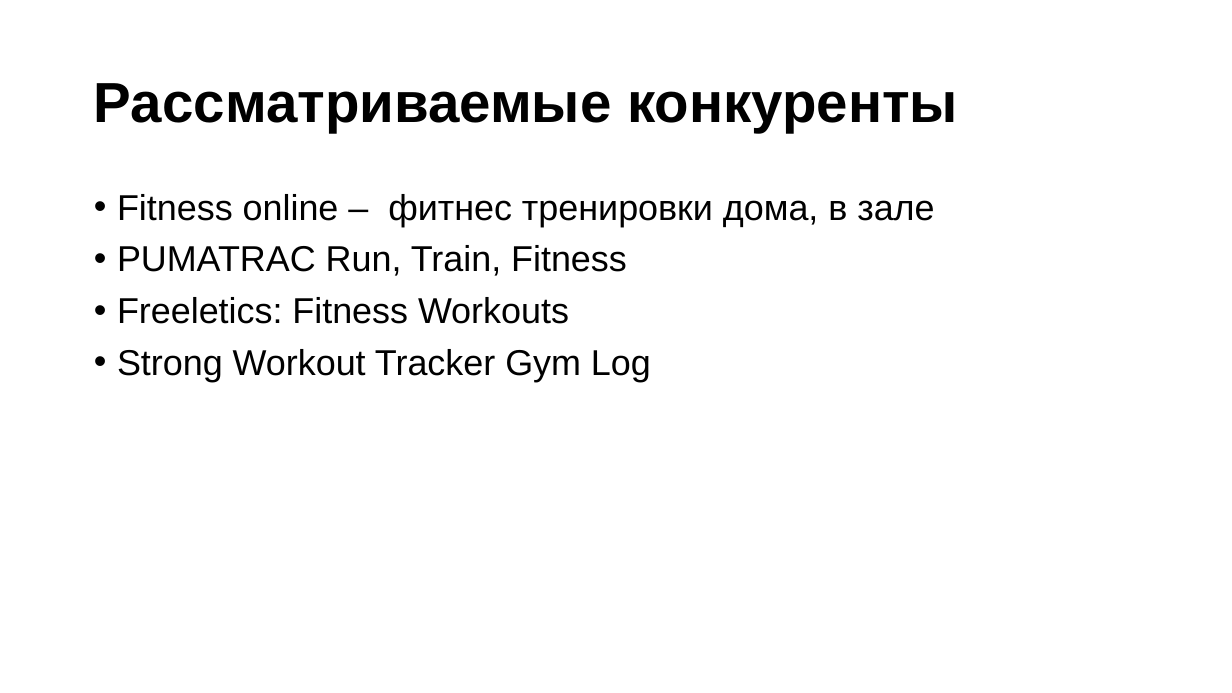
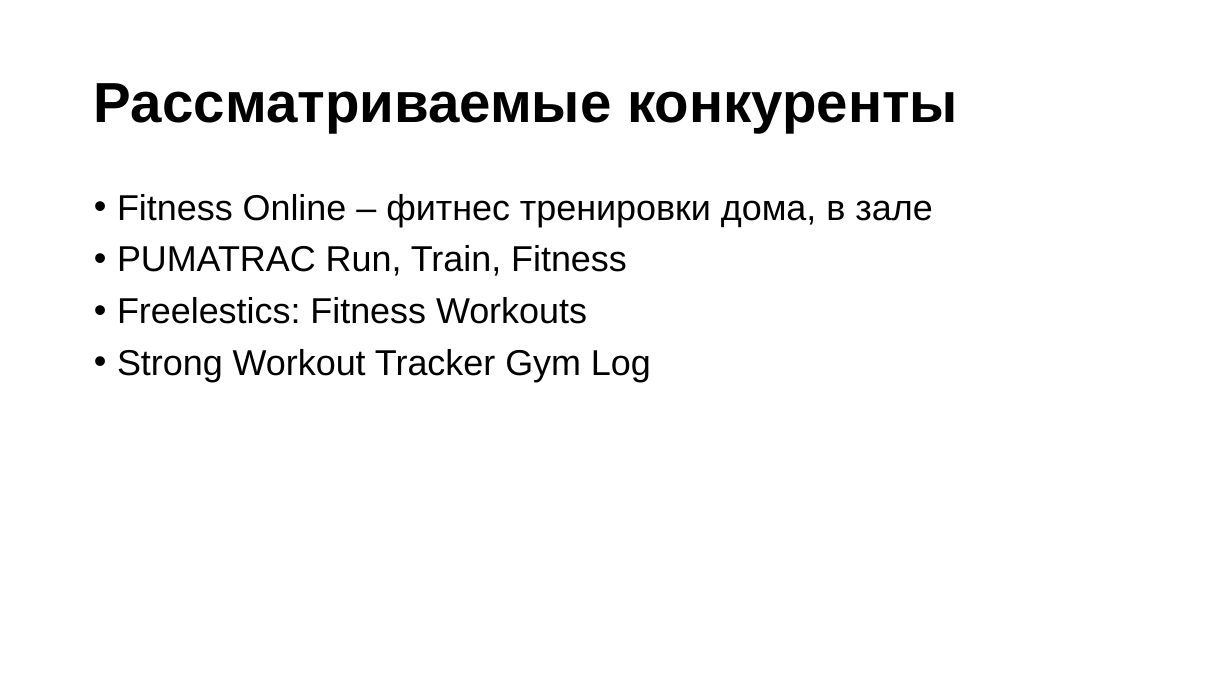
Before and after one commit to partickle/FitHub_Docs, a slide deck: slide 6 of Презентация технического задания.pptx. Drawn at 1232x693 pixels with LibreOffice and Linux fonts; fonts in the diff are those of the drawing. Boxes give left, top, right and bottom in pixels: in the first picture for what was removed or moved away, otherwise in the second. Text is boxed around its words. In the diff, an @@ line names an element or a change of style, - is before the commit and + after.

```diff
--- a/Презентация технического задания.pptx
+++ b/Презентация технического задания.pptx
@@ text at [117,194,932,227]: text changed @@
-• Fitness online – фитнес тренировки дома, в зале
+• Fitness Online – фитнес тренировки дома, в зале
@@ text at [117,297,587,324]: text changed @@
-• Freeletics: Fitness Workouts
+• Freelestics: Fitness Workouts
```
Also in this commit, not shown: 5 other slides changed, 1 other file.
